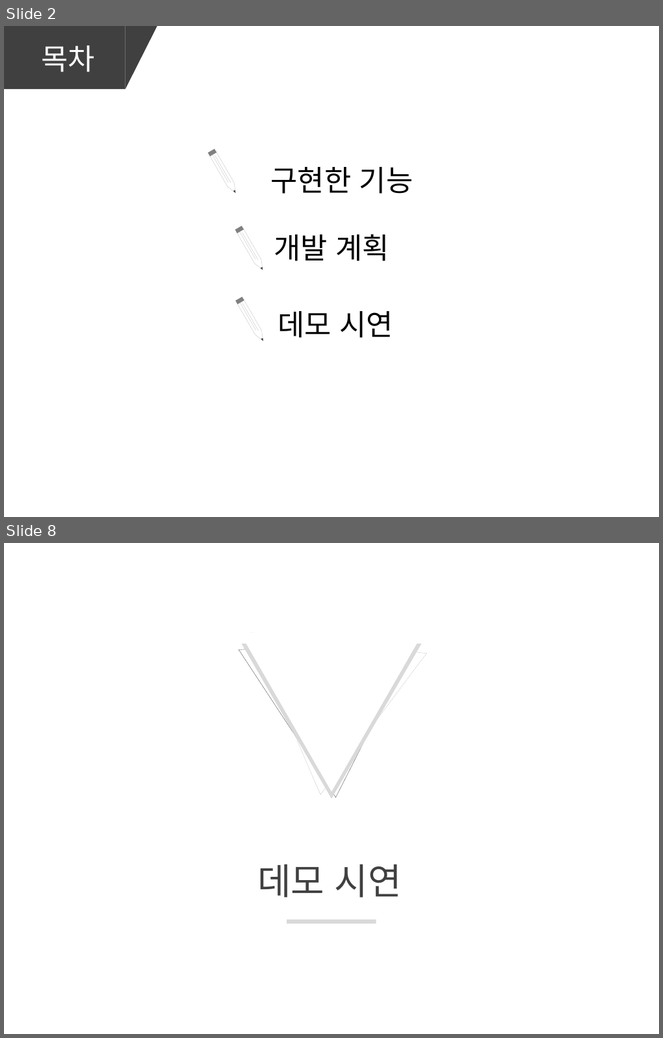
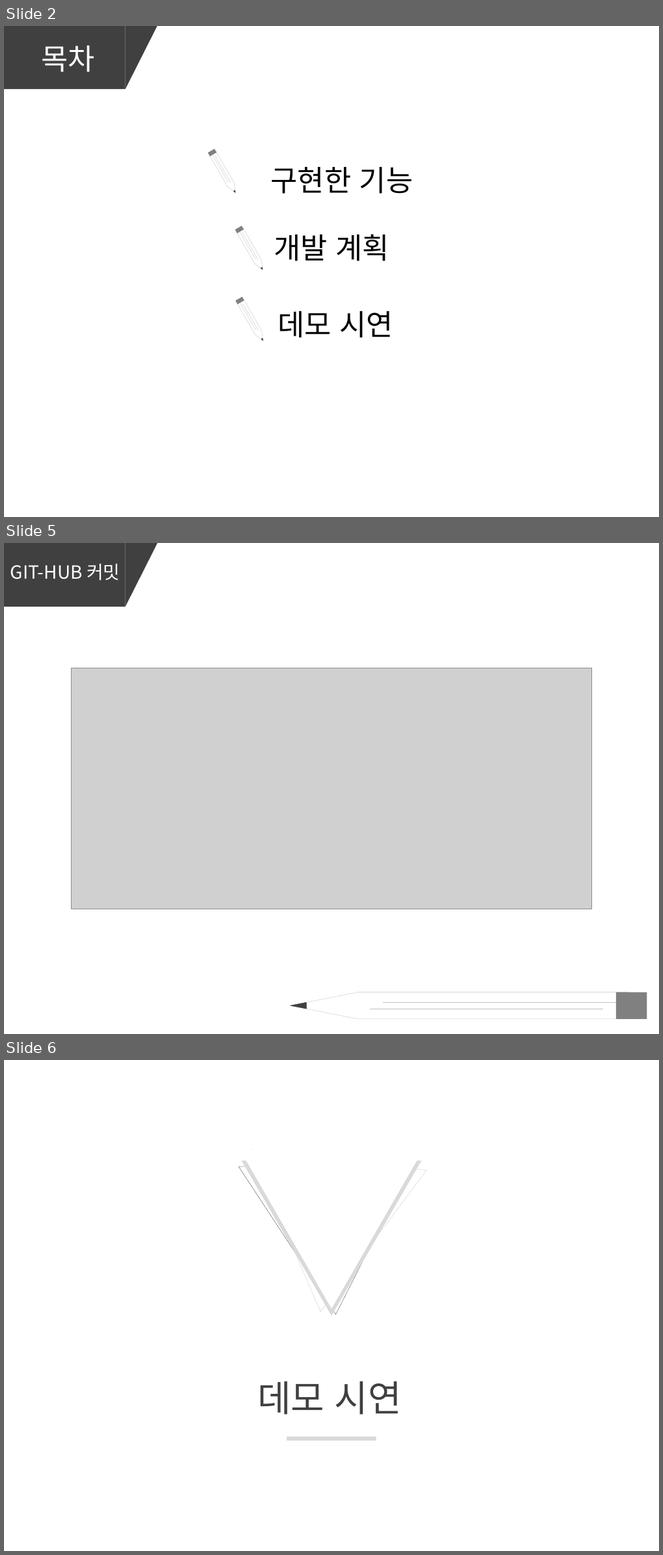
Before and after one commit to youjinmyoung/ScriptProject, a slide deck: 스크립트 기획발표.pptx. Shown one above the other, each under a label of ours: slides 2 and 8 before the commit, slides 2, 5 and 6 after it; the slides between them are not shown. The pictures are 663x1038 and 663x1555 pixels, drawn with LibreOffice and Linux fonts; fonts in the diff are those of the drawing; grey boxes stand for pictures. Boxes give left, top, right and bottom in pixels: in the first picture for what was removed or moved away, otherwise in the second. Text is boxed around its words. In the diff, an @@ line names an element or a change of style, - is before the commit and + after.

```diff
--- a/스크립트 기획발표.pptx
+++ b/스크립트 기획발표.pptx
@@ slide 5 added at <box>4,543,659,1034</box>, background #FFFFFF @@
@@ rectangle added at <box>4,543,125,607</box>, fill #404040 @@
@@ triangle added at <box>125,543,157,607</box>, fill #404040 @@
@@ text added at <box>10,564,120,580</box>, 20 pt, text #FFFFFF @@
+GIT-HUB 커밋
@@ picture added at <box>72,668,592,909</box> @@
@@ group added at <box>290,992,648,1019</box>: 2 lines, 1 freeform shape, 1 triangle, 1 rounded rectangle @@
@@ what was slide 8 is now slide 6 @@
```
Also in this commit, not shown: 3 slides changed, 3 slides removed, 4 other files.
